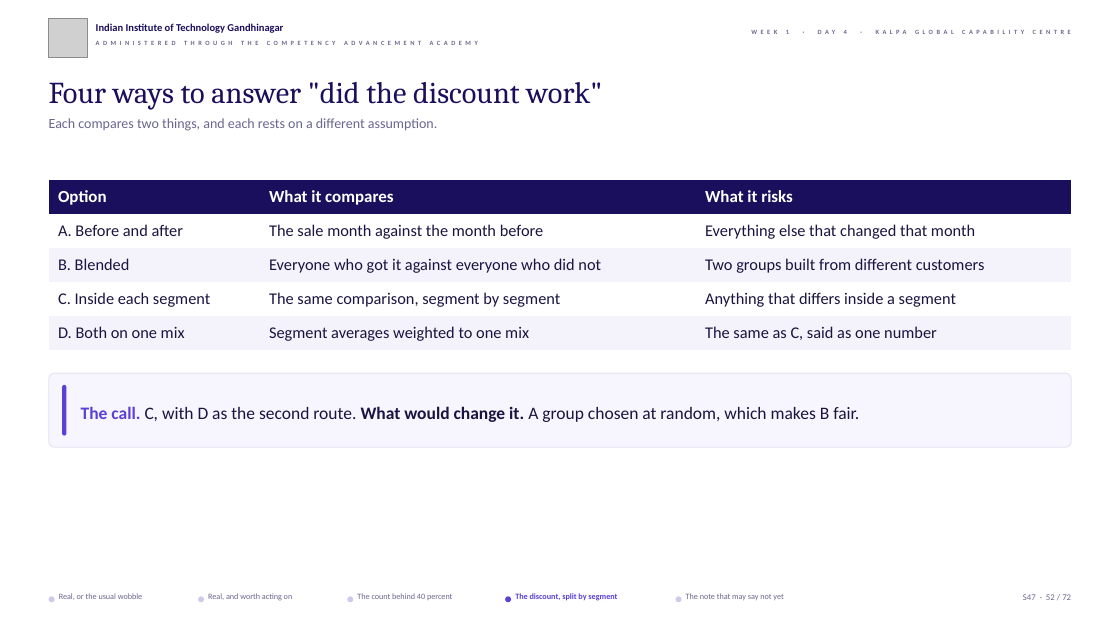
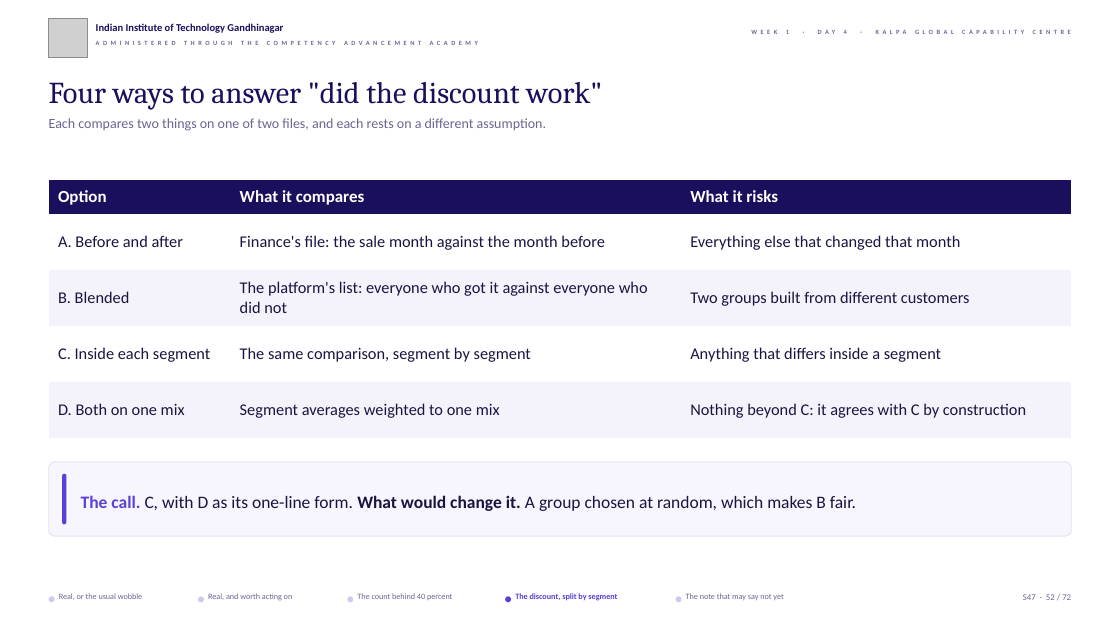
Before and after one commit to fde-academy-lab/c2-content-factory, a slide deck: slide 52 of content/W01/D4/slides/C2_W01_D04_half1_STUDENT.pptx. Drawn at 1120x630 pixels with LibreOffice and Linux fonts; fonts in the diff are those of the drawing; grey boxes stand for pictures; background and template pictures are left out. Boxes give left, top, right and bottom in pixels: in the first picture for what was removed or moved away, otherwise in the second. Text is boxed around its words. In the diff, an @@ line names an element or a change of style, - is before the commit and + after.

```diff
--- a/content/W01/D4/slides/C2_W01_D04_half1_STUDENT.pptx
+++ b/content/W01/D4/slides/C2_W01_D04_half1_STUDENT.pptx
@@ text at (49, 118, 546, 131): text changed @@
-Each compares two things, and each rests on a different assumption.
+Each compares two things on one of two files, and each rests on a different assumption.
@@ table at (49, 180, 1071, 439) @@
-row 2, column 2: The sale month against the month before
+row 2, column 2: Finance's file: the sale month against the month before
-row 3, column 2: Everyone who got it against everyone who did not
+row 3, column 2: The platform's list: everyone who got it against everyone who did not
-row 5, column 3: The same as C, said as one number
+row 5, column 3: Nothing beyond C: it agrees with C by construction
@@ rounded rectangle: place and size @@
-rounded rectangle at (49, 373, 1071, 447)
+rounded rectangle at (49, 462, 1071, 536)
@@ rounded rectangle: place and size @@
-rounded rectangle at (62, 385, 66, 435)
+rounded rectangle at (62, 474, 66, 524)
@@ text at (81, 495, 856, 511): text changed @@
-The call. C, with D as the second route. What would change it. A group chosen at random, which makes B fair.
+The call. C, with D as its one-line form. What would change it. A group chosen at random, which makes B fair.
```
Also in this commit, not shown: 52 other slides changed, 4 other files.
